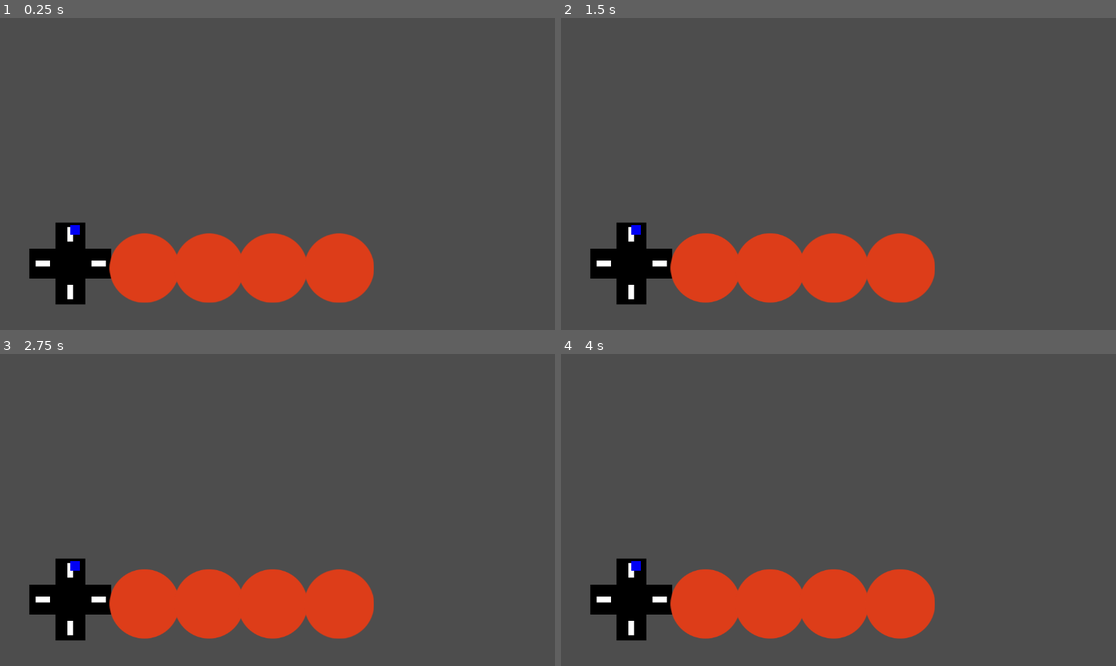
Above: before the commit, frames 1-4 (two rows, left to right).
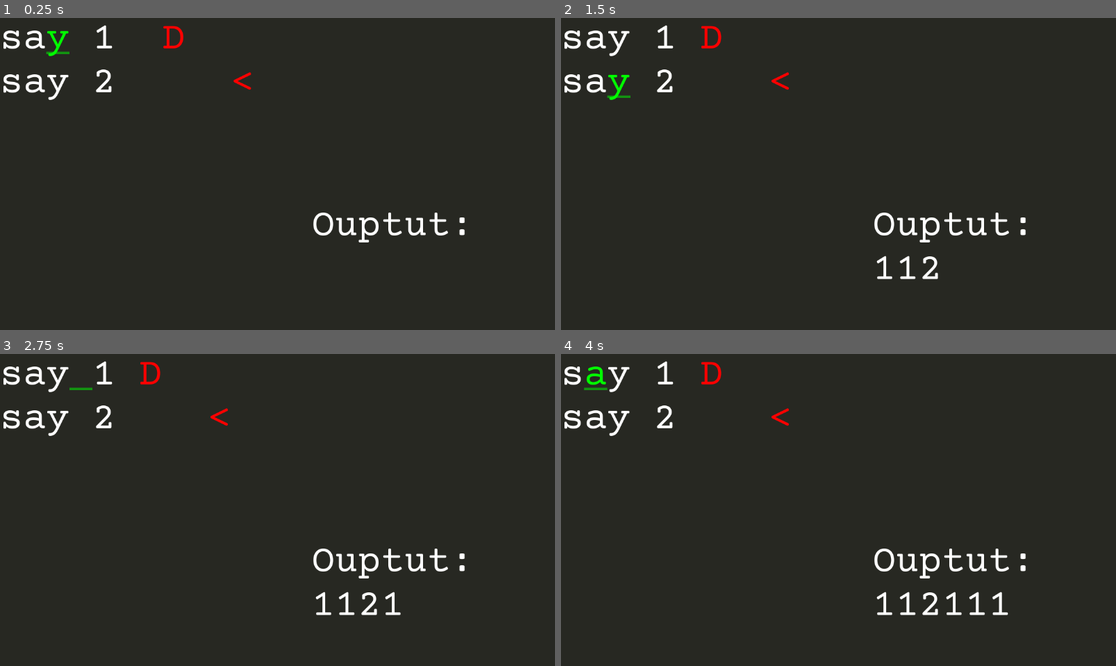
Above: after the commit, the same moments.

Repository: Goldenlion5648/YouAreTheCode
Game: Godot game, scene res://objects/main_scene.tscn
Same seed, same stepped clock (60 frames per second), same inputs: the game is played once before the commit and once after it.
Inputs (mouse positions are in pixels of both pictures, inside the frame that each line leads up to):
- Up to frame 1 (0.25 s): no input
- Up to frame 2 (1.5 s): tap Enter (enter_word, bound only after the commit) at 0.5, 0.6, 1.35 s; move the mouse to (705, 267) at 0.52 s; hold D (right) 0.53-1.28 s; click (705, 267) at 0.67 s; tap R (reset, bound only after the commit) at 1.25 s; move the mouse to (771, 267) at 1.27 s; hold S (down) from 1.28 s (still down); click (771, 267) at 1.42 s
- Up to frame 3 (2.75 s): tap R (reset, bound only after the commit) at 2 s; move the mouse to (271, 603) at 2.02 s; release S (down) at 2.03 s; hold D (right) from 2.03 s (still down); tap Enter (enter_word, bound only after the commit) at 2.1 s; click (271, 603) at 2.17 s
- Up to frame 4 (4 s): tap R (reset, bound only after the commit) at 2.75, 3.5 s; move the mouse to (899, 603) at 2.77 s; release D (right) at 2.78 s; hold W (up) 2.78-3.53 s; tap Enter (enter_word, bound only after the commit) at 2.85, 3.6 s; click (899, 603) at 2.92 s; move the mouse to (1005, 556) at 3.52 s; hold Left (left) from 3.53 s (still down)

The runs differ from the first frame. In frame 1, 100% of the frame differs, in the area x 0-100%, y 0-100%; in frame 2, 100%; in frame 3, 100%; in frame 4, 100%.

Commit message:
deleting characters moving works

Diff:
--- /dev/null
+++ b/globals/globals.gd
@@ -0,0 +1,66 @@
+extends Node
+
+
+
+var formatted_output = ""
+
+var curret_output = "":
+	set(value):
+		curret_output = value
+		formatted_output = get_formatted_text_to_show()
+
+func get_formatted_text_to_show():
+	return ("[code]Ouptut:\n" +
+				curret_output +
+			"[/code]")
+
+
+
+var levels = [
+	"""
+say 1
+say 2
+exit
+say 3
+""".strip_edges(),
+"""
+say 5
+say 6
+exit
+say 7
+""".strip_edges(),
+]
+
+var deleting_data = [
+	[
+		"  D",
+		"     <"
+	]
+]
+var current_deleting_data = deleting_data[current_level]
+
+var current_level_data = levels[current_level]
+
+var lines_to_remove_from = []
+##returns spots that just got deleted
+#func remove_space_from_deleting_data_beginning():
+#	for i in range(deleting_data[current_level].size()):
+#		if deleting_data[current_level].length() > 1:
+#			deleting_data[current_level] = deleting_data[current_level].substr(1)
+#			if deleting_data[current_level].length() == 0:
+#				lines_to_remove_from.append(i)
+
+var current_level: int = 0:
+	set(value):
+		current_level = value
+		current_level_data = levels[current_level]
+		current_deleting_data = deleting_data[current_level]
+
+func get_current_level_data():
+	return levels[current_level]
+
+func _ready():
+	formatted_output = get_formatted_text_to_show()
+
+func restart_current_level():
+	get_tree().reload_current_scene()
--- a/objects/interactable_code.gd
+++ b/objects/interactable_code.gd
@@ -1,21 +1,18 @@
 extends RichTextLabel
 
-var text_to_show: String = """
-goto 3
-goto 5
-exit
-say hi
-""".strip_edges()
+var text_to_show: String = ""
 
 var player_current_line_number = 0
 var player_pos_in_line = 2
 
-
 # Called when the node enters the scene tree for the first time.
 func _ready():
+	show_backspace_coming()
+	self.text_to_show = Globals.get_current_level_data()
+	print(zip_coming_characters(text_to_show))
 	self.text = get_formatted_text_to_show()
 
-func get_formatted_text_to_show():
+func get_player_overall_pos():
 	var player_overall_pos = 0
 	var text_to_show_as_array = text_to_show.split("\n")
 	var i = 0
@@ -26,16 +23,44 @@
 		#the + 1 is to account for the new line character
 		player_overall_pos += line.length() + 1
 		i += 1
+	return player_overall_pos
 
-	return ("[code]" +
-				text_to_show.substr(0, player_overall_pos) +
+func remove_space_from_deleting_data_beginning():
+	var text_to_show_lines = text_to_show.split("\n")
+	for i in range(Globals.deleting_data[Globals.current_level].size()):
+		if Globals.deleting_data[Globals.current_level][i].length() >= 1:
+			var deleted_character = Globals.deleting_data[Globals.current_level][0]
+			Globals.deleting_data[Globals.current_level][i] = Globals.deleting_data[Globals.current_level][i].substr(1)
+			if Globals.deleting_data[Globals.current_level][i].length() == 0:
+				#TODO: check if the character was supposed to delete the single character (current) or whole line
+				text_to_show_lines[i] = text_to_show_lines[i].substr(0, text_to_show_lines[i].length() - 1)
+	text_to_show = "\n".join(text_to_show_lines)
+
+
+func zip_coming_characters(string_to_edit: String) -> String:
+	var ret = ""
+	var lines = string_to_edit.split("\n")
+	for i in range(min(lines.size(), Globals.current_deleting_data.size())):
+		ret += lines[i] + "[color=red]" + Globals.current_deleting_data[i] + "[/color]" + "\n"
+	return ret
+
+func get_formatted_text_to_show():
+	var player_overall_pos = get_player_overall_pos()
+
+	var player_pos_showing = (text_to_show.substr(0, player_overall_pos) +
 				"[u][color=green]" + text_to_show.substr(player_overall_pos, 1) + "[/color][/u]" +
-				text_to_show.substr(player_overall_pos + 1) +
-			"[/code]")
+				text_to_show.substr(player_overall_pos + 1))
+
+	var zipped = zip_coming_characters(player_pos_showing)
+	var with_code_tag = add_code_tag_to_string(zipped)
+	return with_code_tag
+
+func add_code_tag_to_string(to_edit) -> String:
+	return ("[code]" + to_edit +"[/code]")
 
 # Called every frame. 'delta' is the elapsed time since the previous frame.
 func _process(delta):
-	check_movement()
+	check_input()
 	pass
 
 func adjust_for_going_off_end_of_lines():
@@ -59,18 +84,66 @@
 	player_pos_in_line = max(0, player_pos_in_line)
 
 
-func _on_delete_from_end_timer_timeout():
-	text_to_show = text_to_show.substr(0, text_to_show.length() - 1)
-	update_text_display()
-	$deleteFromEndTimer.start()
+
 
 func update_text_display():
 	self.text = get_formatted_text_to_show()
-	print("current line is ", player_current_line_number)
-	print("current pos in line is ", player_pos_in_line)
+#	print("current line is ", player_current_line_number)
+#	print("current pos in line is ", player_pos_in_line)
 
-func check_movement():
+func get_word_on_cursor():
+	var player_overall_position = get_player_overall_pos()
+	var left_space = max(text_to_show.rfind("\n", player_overall_position) + 1,
+						text_to_show.rfind(" ", player_overall_position) + 1, 0)
+	var right_space = text_to_show.find(" ", player_overall_position)
+	var new_line_spot = text_to_show.find("\n", player_overall_position)
+	if right_space == -1 or (new_line_spot < right_space and new_line_spot != -1):
+		right_space = new_line_spot
+	if right_space == -1:
+		right_space = text_to_show.length()
+
+
+	print("left space is ", left_space)
+	print("right space is ", right_space)
+	var word_on_cursor = text_to_show.substr(left_space, right_space - left_space)
+	return word_on_cursor
+
+func check_level_advance():
+	var word_on_cursor = get_word_on_cursor()
+	print("word on cursor is ", word_on_cursor)
+	if word_on_cursor.strip_edges() == "exit":
+		print("level complete!")
+		Globals.current_level += 1
+		Globals.restart_current_level()
+
+
+
+func run_current_line():
+	var current_line_text = text_to_show.split("\n")[player_current_line_number]
+	if current_line_text.begins_with("say"):
+		var words_on_line = current_line_text.split(" ")
+		if words_on_line.size() > 1:
+			Globals.curret_output += words_on_line[1]
+
+func show_backspace_coming():
+	var test_string = """hi
+	there
+	buddy"""
+	var backspace_regex = RegEx.new()
+	backspace_regex.compile("(.+)\n")
+	var replaced = backspace_regex.sub(test_string, "$1\n")
+	print(replaced)
+	print("a".repeat(6))
+
+
+func check_input():
 	var moved = false
+	if Input.is_action_just_pressed("enter_word"):
+		print("checking")
+#		check_level_advance()
+		run_current_line()
+	if Input.is_action_just_pressed("reset"):
+		Globals.restart_current_level()
 	if Input.is_action_just_pressed("down"):
 		player_current_line_number += 1
 		moved = true
@@ -89,3 +162,14 @@
 	if moved:
 		adjust_for_edge_cases()
 		update_text_display()
+		print("word on cursor is ", get_word_on_cursor())
+
+func _on_delete_from_end_timer_timeout():
+#	text_to_show = text_to_show.substr(0, text_to_show.length() - 1)
+	update_text_display()
+	$deleteFromEndTimer.start()
+
+func _on_move_in_deleting_characters_timeout():
+	remove_space_from_deleting_data_beginning()
+	update_text_display()
+	$moveInDeletingCharacters.start()
--- a/objects/interactable_code.tscn
+++ b/objects/interactable_code.tscn
@@ -22,4 +22,8 @@
 [node name="deleteFromEndTimer" type="Timer" parent="."]
 autostart = true
 
+[node name="moveInDeletingCharacters" type="Timer" parent="."]
+autostart = true
+
 [connection signal="timeout" from="deleteFromEndTimer" to="." method="_on_delete_from_end_timer_timeout"]
+[connection signal="timeout" from="moveInDeletingCharacters" to="." method="_on_move_in_deleting_characters_timeout"]
--- a/objects/main_scene.tscn
+++ b/objects/main_scene.tscn
@@ -1,26 +1,16 @@
-[gd_scene load_steps=4 format=3 uid="uid://iyhi1gcl40iy"]
+[gd_scene load_steps=3 format=3 uid="uid://iyhi1gcl40iy"]
 
-[ext_resource type="PackedScene" uid="uid://dg25xkj6w7bwr" path="res://objects/d_pad_indicator.tscn" id="1_3x87e"]
-[ext_resource type="Script" path="res://objects/wireController.gd" id="2_h0fbo"]
-[ext_resource type="PackedScene" uid="uid://b02r4ht5grrgq" path="res://objects/object_to_get_clicked.tscn" id="3_r6yrh"]
+[ext_resource type="PackedScene" uid="uid://c5b7r4rek08no" path="res://objects/interactable_code.tscn" id="1_me5ax"]
+[ext_resource type="PackedScene" uid="uid://dfkfrspqsl8ps" path="res://objects/output_window.tscn" id="2_3ycww"]
 
 [node name="MainScene" type="Node2D"]
 
-[node name="dPadIndicator" parent="." instance=ExtResource("1_3x87e")]
-position = Vector2(146, 510)
-scale = Vector2(0.5, 0.5)
+[node name="interactable_code" parent="." instance=ExtResource("1_me5ax")]
+offset_right = 623.0
 
-[node name="wireController" type="Node" parent="."]
-script = ExtResource("2_h0fbo")
-
-[node name="objectToGetClicked" parent="wireController" instance=ExtResource("3_r6yrh")]
-position = Vector2(300, 519.48)
-
-[node name="objectToGetClicked2" parent="wireController" instance=ExtResource("3_r6yrh")]
-position = Vector2(434, 519.48)
-
-[node name="objectToGetClicked3" parent="wireController" instance=ExtResource("3_r6yrh")]
-position = Vector2(566, 519.48)
-
-[node name="objectToGetClicked4" parent="wireController" instance=ExtResource("3_r6yrh")]
-position = Vector2(704, 519.48)
+[node name="output_window" parent="." instance=ExtResource("2_3ycww")]
+offset_left = 647.0
+offset_top = 388.0
+offset_right = 1125.0
+offset_bottom = 664.0
+text = "[code]Output[/code]"
--- /dev/null
+++ b/objects/output_window.gd
@@ -0,0 +1,5 @@
+extends RichTextLabel
+
+
+func _process(delta):
+	self.text = Globals.formatted_output
--- /dev/null
+++ b/objects/output_window.tscn
@@ -0,0 +1,17 @@
+[gd_scene load_steps=3 format=3 uid="uid://dfkfrspqsl8ps"]
+
+[ext_resource type="FontFile" uid="uid://dy36cl451ii0x" path="res://fonts/CourierPrime-Regular.ttf" id="1_ycos3"]
+[ext_resource type="Script" path="res://objects/output_window.gd" id="2_kr8an"]
+
+[node name="output_window" type="RichTextLabel"]
+custom_minimum_size = Vector2(30, 0)
+offset_right = 1165.0
+offset_bottom = 671.0
+theme_override_fonts/mono_font = ExtResource("1_ycos3")
+theme_override_font_sizes/normal_font_size = 100
+theme_override_font_sizes/mono_font_size = 80
+bbcode_enabled = true
+text = "[code]Output[/code]
+
+here"
+script = ExtResource("2_kr8an")
--- a/project.godot
+++ b/project.godot
@@ -14,6 +14,10 @@
 run/main_scene="res://objects/main_scene.tscn"
 config/features=PackedStringArray("4.0", "GL Compatibility")
 config/icon="res://icon.svg"
+
+[autoload]
+
+Globals="*res://globals/globals.gd"
 
 [input]
 
@@ -45,8 +49,19 @@
 , Object(InputEventKey,"resource_local_to_scene":false,"resource_name":"","device":-1,"window_id":0,"alt_pressed":false,"shift_pressed":false,"ctrl_pressed":false,"meta_pressed":false,"pressed":false,"keycode":0,"physical_keycode":76,"key_label":0,"unicode":108,"echo":false,"script":null)
 ]
 }
+enter_word={
+"deadzone": 0.5,
+"events": [Object(InputEventKey,"resource_local_to_scene":false,"resource_name":"","device":-1,"window_id":0,"alt_pressed":false,"shift_pressed":false,"ctrl_pressed":false,"meta_pressed":false,"pressed":false,"keycode":0,"physical_keycode":4194309,"key_label":0,"unicode":0,"echo":false,"script":null)
+]
+}
+reset={
+"deadzone": 0.5,
+"events": [Object(InputEventKey,"resource_local_to_scene":false,"resource_name":"","device":-1,"window_id":0,"alt_pressed":false,"shift_pressed":false,"ctrl_pressed":false,"meta_pressed":false,"pressed":false,"keycode":0,"physical_keycode":82,"key_label":0,"unicode":114,"echo":false,"script":null)
+]
+}
 
 [rendering]
 
 renderer/rendering_method="gl_compatibility"
 renderer/rendering_method.mobile="gl_compatibility"
+environment/defaults/default_clear_color=Color(0.152941, 0.156863, 0.133333, 1)
Not shown, changed: .gitignore
